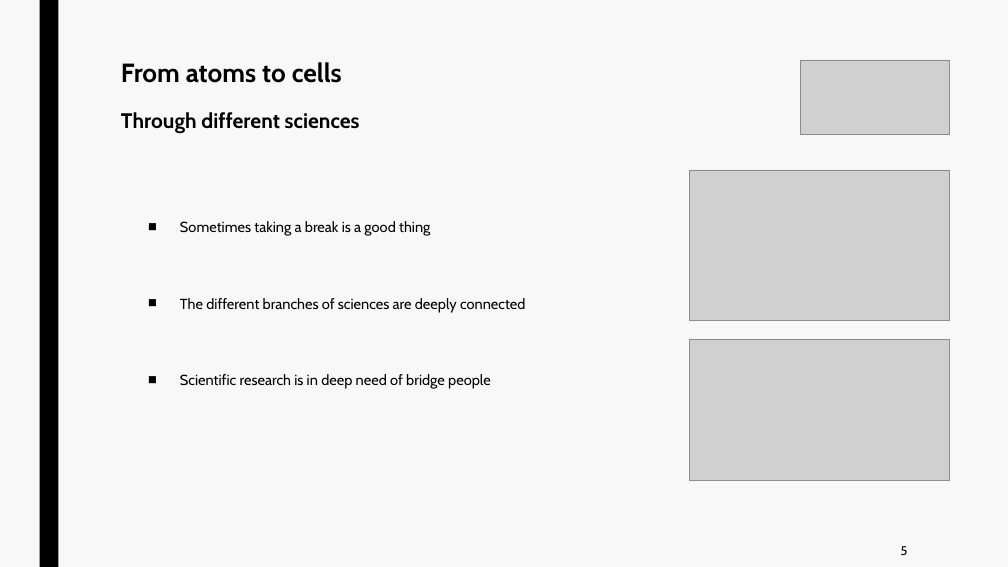
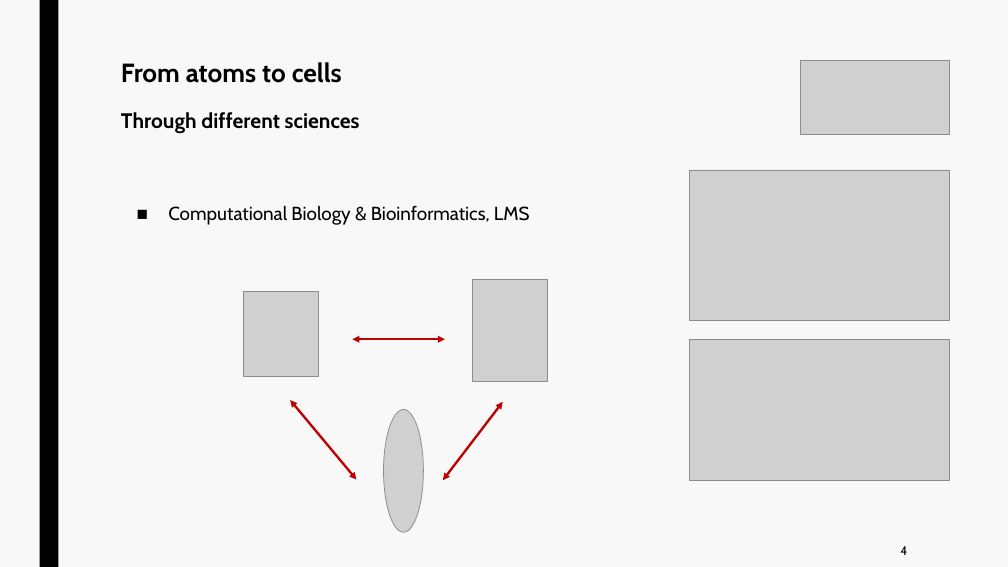
Before and after one commit to jurtasun/presentations, a slide deck: slide 5 of 202410_mrc_symposium/202410_mrc_symposium.ppt (slide 6 before the commit). Drawn at 1008x567 pixels with LibreOffice and Linux fonts; fonts in the diff are those of the drawing; grey boxes stand for pictures. Boxes give left, top, right and bottom in pixels: in the first picture for what was removed or moved away, otherwise in the second. Text is boxed around its words. In the diff, an @@ line names an element or a change of style, - is before the commit and + after.

```diff
--- a/202410_mrc_symposium/202410_mrc_symposium.ppt
+++ b/202410_mrc_symposium/202410_mrc_symposium.ppt
@@ text added at box(168, 205, 530, 225), 18 pt, text #000000 @@
+■ Computational Biology & Bioinformatics, LMS
@@ text removed at box(180, 221, 525, 389) @@
-■ Sometimes taking a break is a good thing
-■ The different branches of sciences are deeply connected
-■ Scientific research is in deep need of bridge people
@@ picture added at box(243, 291, 318, 376) @@
@@ picture added at box(473, 279, 547, 381) @@
@@ double arrow added from (352, 340) to (445, 340), #C00000 2.25 pt @@
@@ double arrow added from (290, 400) to (357, 479), #C00000 2.25 pt @@
@@ picture added at box(383, 410, 423, 532) @@
@@ double arrow added from (443, 480) to (503, 402), #C00000 2.25 pt @@
@@ text at box(900, 546, 907, 555): text changed @@
-5
+4
```
Also in this commit, not shown: 3 other slides changed.
